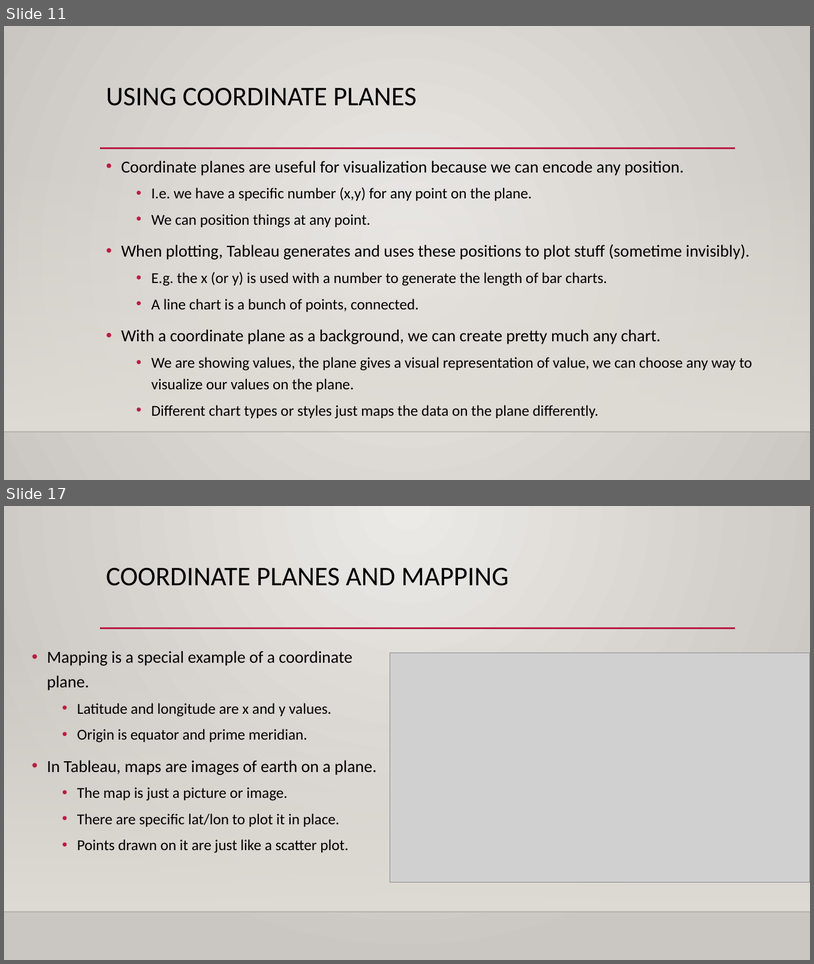
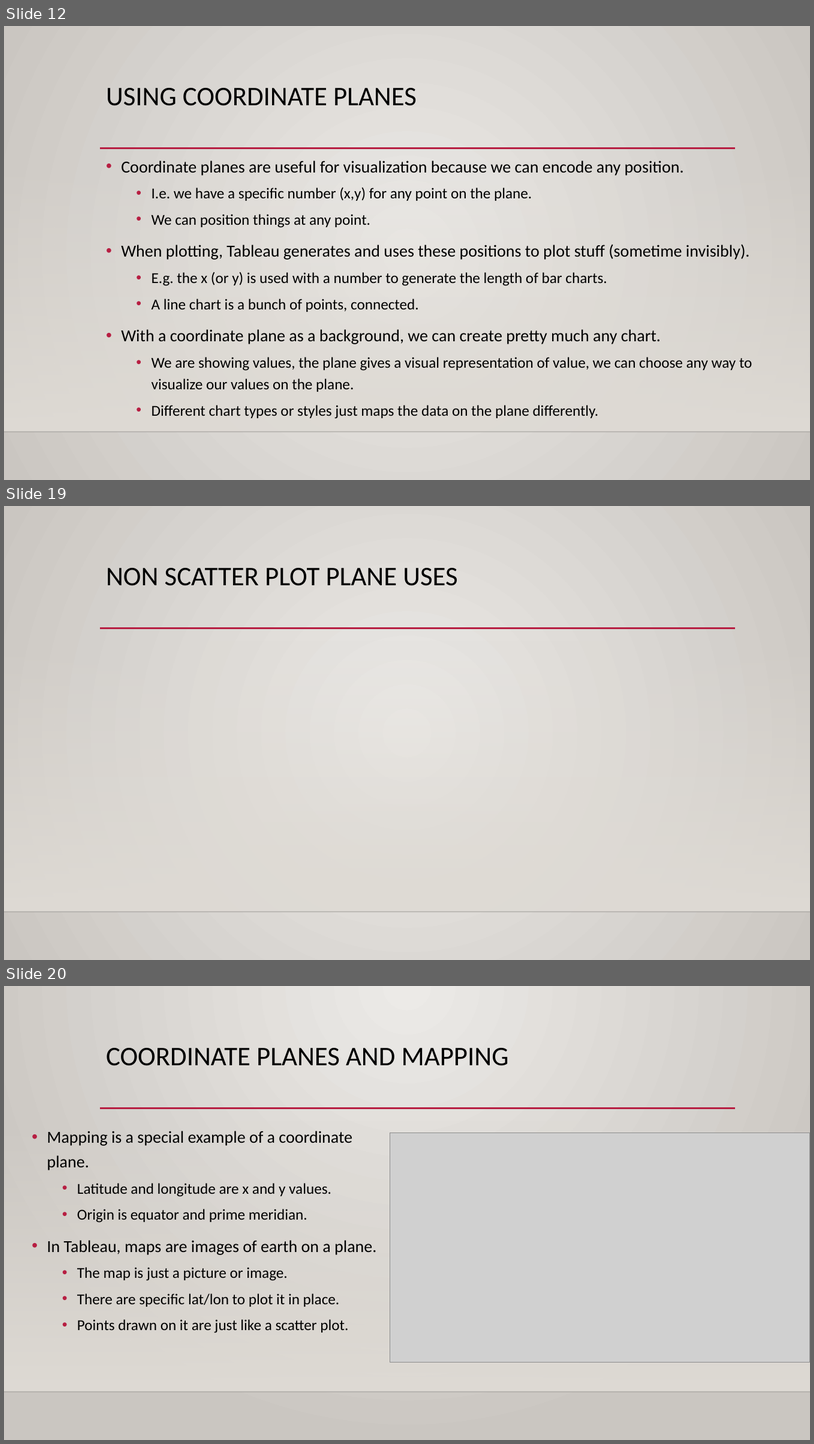
Before and after one commit to AkeemSemper/ml_datasets, a slide deck: slides/chapter_3.pptx. Shown one above the other, each under a label of ours: slides 11 and 17 before the commit, slides 12, 19 and 20 after it; the slides between them are not shown. The pictures are 814x964 and 814x1444 pixels, drawn with LibreOffice and Linux fonts; fonts in the diff are those of the drawing; grey boxes stand for pictures; background and template pictures are left out. Boxes give left, top, right and bottom in pixels: in the first picture for what was removed or moved away, otherwise in the second. Text is boxed around its words. In the diff, an @@ line names an element or a change of style, - is before the commit and + after.

```diff
--- a/slides/chapter_3.pptx
+++ b/slides/chapter_3.pptx
@@ slide 19 added at (x1=4, y1=506, x2=810, y2=960), background gradient #ECEAE7 to #CAC7C1; not listed: 3 template elements that a slide beside it also shows @@
@@ title added at (x1=106, y1=568, x2=458, y2=586), 32 pt, text #000000 @@
+NON SCATTER PLOT PLANE USES
@@ what was slide 11 is now slide 12 @@
@@ what was slide 17 is now slide 20 @@
```
Also in this commit, not shown: 10 slides changed, 24 other slides added, 1 slide removed, 1 other file.
